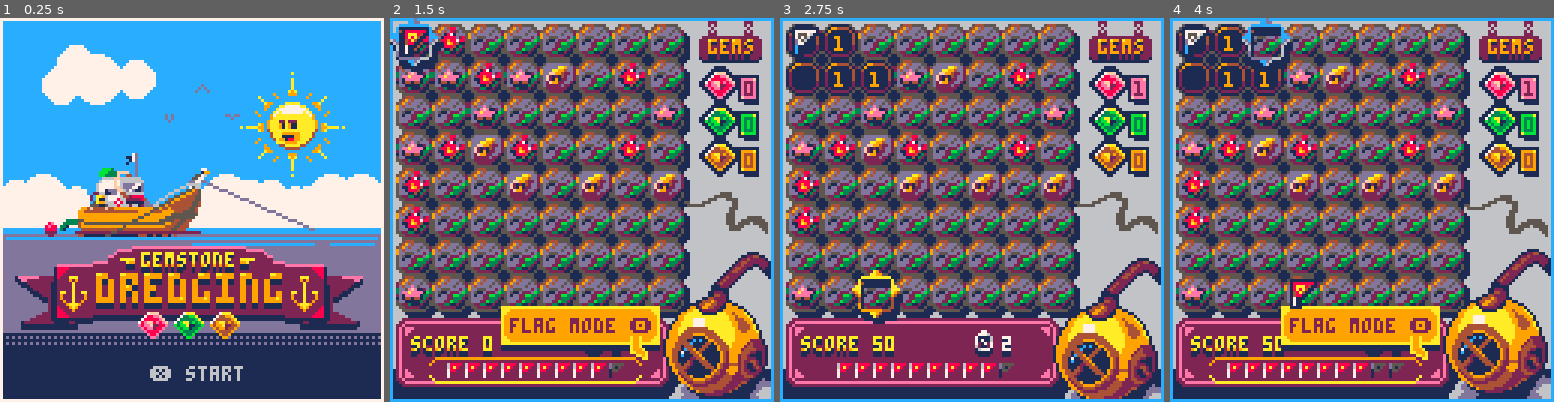
Above: before the commit, frames 1-4 (left to right).
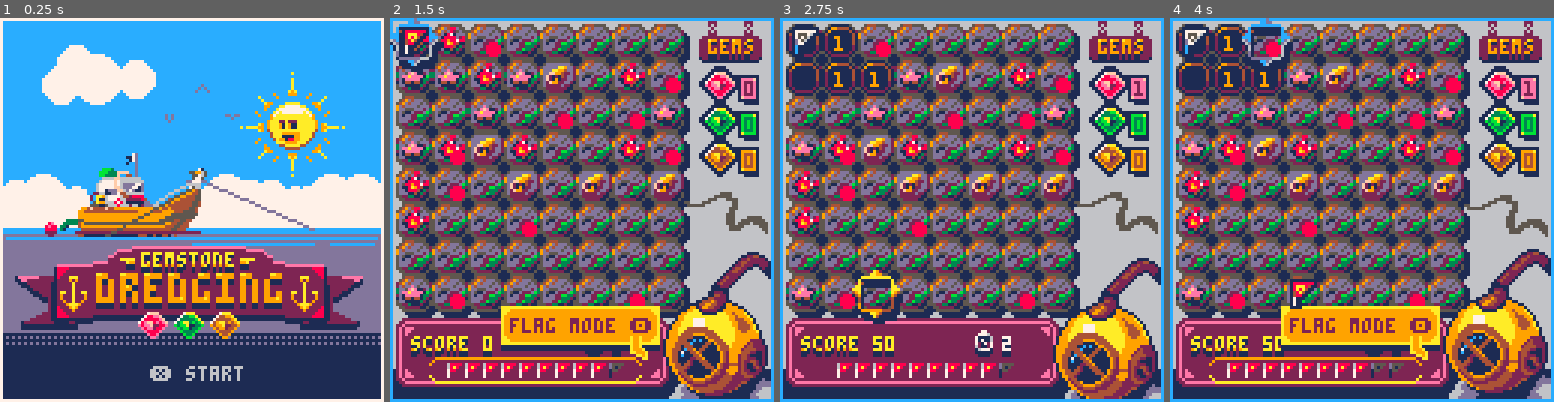
Above: after the commit, the same moments.

Repository: TheSailor1/PICO-8
Game: PICO-8 cartridge gem/gem.p8
Two runs of this game, one before a commit and one after it. Both use one fixed random seed, a clock stepped at 60 frames per second and the inputs below.
Inputs:
- Up to frame 1 (0.25 s): no input
- Up to frame 2 (1.5 s): tap X (X key) at 0.33, 1.07 s; tap O (Z key) at 0.7 s
- Up to frame 3 (2.75 s): hold Right 1.6-2.1 s; tap O (Z key) at 1.7, 2.1, 2.5 s; tap X (X key) at 1.85 s; hold Up 2.15-2.42 s; hold Right from 2.47 s (still down)
- Up to frame 4 (4 s): tap O (Z key) at 2.9, 3.3, 3.7 s; tap X (X key) at 2.97 s; release Right at 3.03 s; hold Left 3.08-3.58 s; hold Down 3.63-3.97 s

The runs differ from the first frame. In frame 1, 0.1% of the frame differs, in the area x 48-55%, y 39-43%; in frame 2, 1.3%; in frame 3, 1.3%, in the area x 15-76%, y 6-76%; in frame 4, 1.3%.

Commit message:
Added sounds - and scoring

Diff:
--- a/gem/gem.p8
+++ b/gem/gem.p8
@@ -4,6 +4,20 @@
 -- gem dredging
 -- by the sailor
 
+
+-- scoring
+----------
+-- open a tile        +10
+-- red gem            +20
+-- green gem          +30
+-- orange gem         +50
+-- locate a trap tile +15
+
+-- all tiles open 540 points
+-- all traps found 150 points
+-- minimum best round (690 points)
+
+
 function _init()
 	t=0
 
@@ -14,7 +28,7 @@
 	debug={}
 
 	--★
-	showmines=false
+	showmines=true
 	showgems=false
 end
 
@@ -93,6 +107,9 @@
 	sspr(36,49,55,30,15,46+sin((t%650)*0.003))
 	line(67,55+sin((t%650)*0.003),104,70,13)
 
+	--bird on boat
+	sspr(39,119,7,5,62,51+sin((t%650)*0.003))
+
 	--logo
 	sspr(0,81,116,28,5,76)
 
@@ -109,6 +126,8 @@
 
 function upd_game()
 	t+=1
+
+	checkwin()
 
 	if krak then
 		upd_kraken()
@@ -148,6 +167,8 @@
 function ini_board()
 
 	score=0
+	opentiles=0
+	flagtiles=0
 	gtimer=0
 	timer=0
 
@@ -184,6 +205,7 @@
 
 	--adding mines
 	allmines=10
+	totmines=allmines
 	allflags=10
 	plrflags=allflags
 	krak=false
@@ -459,6 +481,7 @@
 			and cury*size==tiles[t].id_y
 			and not tiles[t].revealed
 			and not tiles[t].flag) then
+				sfx(62)
 				tiles[t].revealed=true
 				if tiles[t].hasmine then
 					krak=true
@@ -466,11 +489,13 @@
 				score+=10
 				checkgems(t)
 				checkaround(t)
+				opentiles+=1
 			end
 	end
 end--opentile
 
 function checkgems(_t)
+	if (tiles[_t].hasgem~="n") sfx(59)
 	if (tiles[_t].hasgem=="r") gems_r+=1
 	if (tiles[_t].hasgem=="g") gems_g+=1
 	if (tiles[_t].hasgem=="o") gems_o+=1
@@ -482,6 +507,7 @@
 			if (curx*size==tiles[t].id_x
 			and cury*size==tiles[t].id_y) then
 				if tiles[t].flag then
+					sfx(60)
 					tiles[t].flag=false
 					plrflags+=1
 					local f
@@ -494,6 +520,7 @@
 				elseif not tiles[t].revealed
 				and not tiles[t].flag and
 				plrflags>0 then
+					sfx(61)
 					add(flags,{
 						x=curx*size,
 						y=cury*size
@@ -533,6 +560,7 @@
 	if not tiles[u].revealed and
 	not tiles[u].hasmine then
 		tiles[u].revealed=true
+		opentiles+=1
 		score+=10
 		checkgems(u)
 		checkaround2(u)
@@ -549,6 +577,7 @@
 	if not tiles[d].revealed and
 	not tiles[d].hasmine then
 		tiles[d].revealed=true
+		opentiles+=1
 		score+=10
 		checkgems(d)
 		checkaround2(d)
@@ -565,6 +594,7 @@
 	if not tiles[l].revealed and
 	not tiles[l].hasmine then
 		tiles[l].revealed=true
+		opentiles+=1
 		score+=10
 		checkgems(l)
 		checkaround2(l)
@@ -581,6 +611,7 @@
 	if not tiles[r].revealed and
 	not tiles[r].hasmine then
 		tiles[r].revealed=true
+		opentiles+=1
 		score+=10
 		checkgems(r)
 		checkaround2(r)
@@ -599,6 +630,7 @@
 	if not tiles[tl].revealed and
 	not tiles[tl].hasmine then
 		tiles[tl].revealed=true
+		opentiles+=1
 		score+=10
 		checkgems(tl)
 		checkaround2(tl)
@@ -616,6 +648,7 @@
 	if not tiles[tr].revealed and
 	not tiles[tr].hasmine then
 		tiles[tr].revealed=true
+		opentiles+=1
 		score+=10
 		checkgems(tr)
 		checkaround2(tr)
@@ -633,6 +666,7 @@
 	if not tiles[bl].revealed and
 	not tiles[bl].hasmine then
 		tiles[bl].revealed=true
+		opentiles+=1
 		score+=10
 		checkgems(bl)
 		checkaround2(bl)
@@ -650,6 +684,7 @@
 	if not tiles[br].revealed and
 	not tiles[br].hasmine then
 		tiles[br].revealed=true
+		opentiles+=1
 		score+=10
 		checkgems(br)
 		checkaround2(br)
@@ -750,6 +785,7 @@
 
 function movecursor()
 	if btnp(➡️) then
+		sfx(63)
 		if curx<cols-1 then
 			curx+=1
 		else
@@ -757,6 +793,7 @@
 		end
 	end
 	if btnp(⬅️) then
+		sfx(63)
 		if curx>0 then
 			curx-=1
 		else
@@ -764,6 +801,7 @@
 		end
 	end
 	if btnp(⬆️) then
+		sfx(63)
 		if cury>0 then
 			cury-=1
 		else
@@ -771,6 +809,7 @@
 		end
 	end
 	if btnp(⬇️) then
+		sfx(63)
 		if cury<rows-1 then
 			cury+=1
 		else
@@ -812,6 +851,30 @@
 	rect(0,0,127,127,8)
 	rect(1,1,126,126,9)
 end
+
+function checkwin()
+	if opentiles==#tiles-totmines then
+		for t in all(tiles) do
+			if t.flag and t.hasmine then
+				flagtiles+=1
+			end
+		end
+		_drw=drw_win
+		_upd=upd_win
+	end
+end
+
+function drw_win()
+	rectfill(0,0,127,127,11)
+	print("you won!",32,32,7)
+	print("traps found: "..flagtiles,32,62,7)
+end
+
+function upd_win()
+	if btnp(🅾️) then
+		_init()
+	end
+end
 -->8
 -- tools
 
Not shown, changed: 75 lines of the sprite sheet (__gfx__) section of gem/gem.p8
Not shown, changed: the sound effects (__sfx__) section of gem/gem.p8
